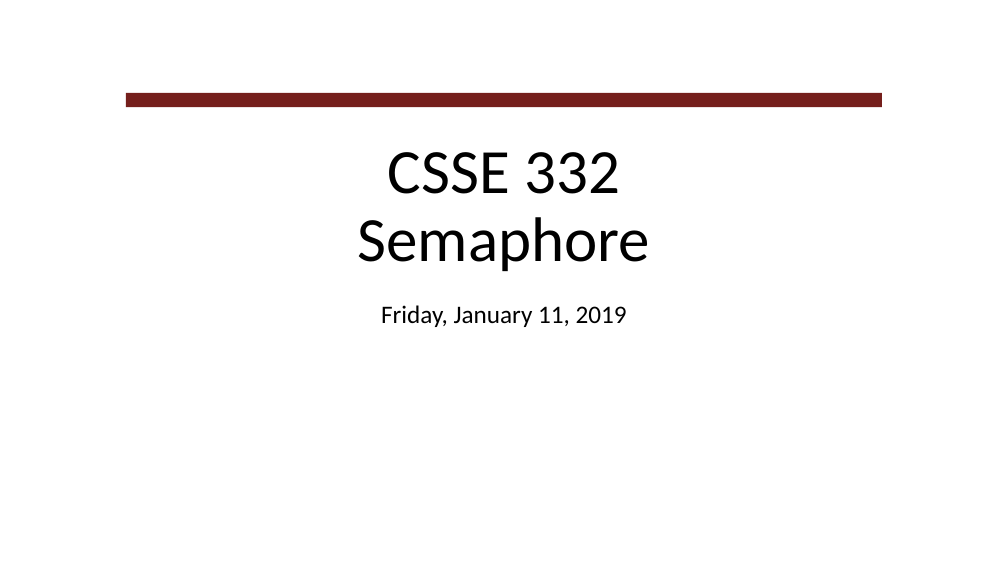
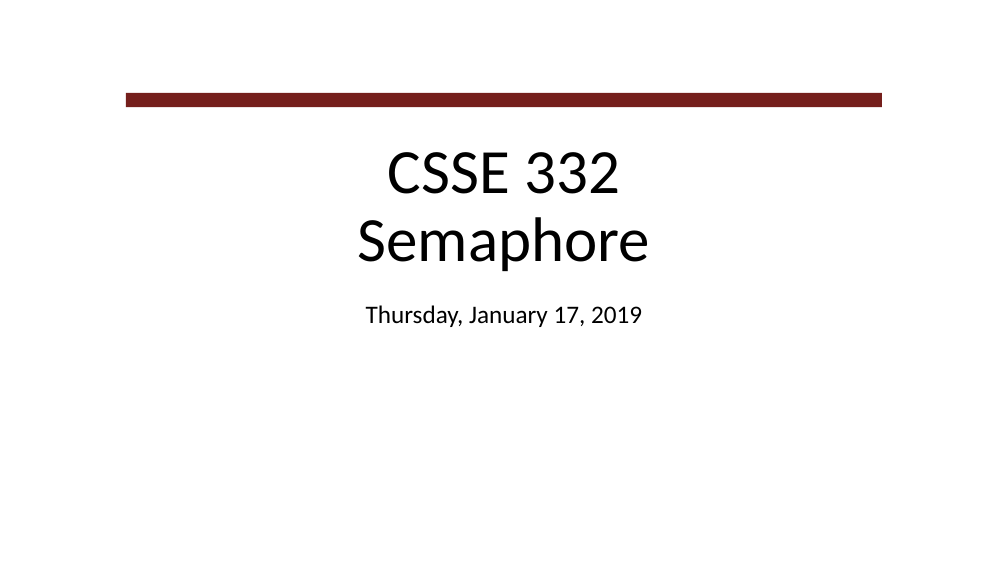
Before and after one commit to RHIT-CSSE/csse332, a slide deck: slide 1 of ClassMaterials/ProcessSyncSemaphore/lecture_24_Semaphore.pptx. Drawn at 1008x567 pixels with LibreOffice and Linux fonts; fonts in the diff are those of the drawing; background and template pictures are left out. Boxes give left, top, right and bottom in pixels: in the first picture for what was removed or moved away, otherwise in the second. Text is boxed around its words. In the diff, an @@ line names an element or a change of style, - is before the commit and + after.

Commit message:
Edit the semaphore slides

```diff
--- a/ClassMaterials/ProcessSyncSemaphore/lecture_24_Semaphore.pptx
+++ b/ClassMaterials/ProcessSyncSemaphore/lecture_24_Semaphore.pptx
@@ subtitle at (366, 305, 642, 327): text changed @@
-Friday, January 11, 2019
+Thursday, January 17, 2019
```
Also in this commit, not shown: 4 other slides changed, 2 slides added, 1 slide removed.
